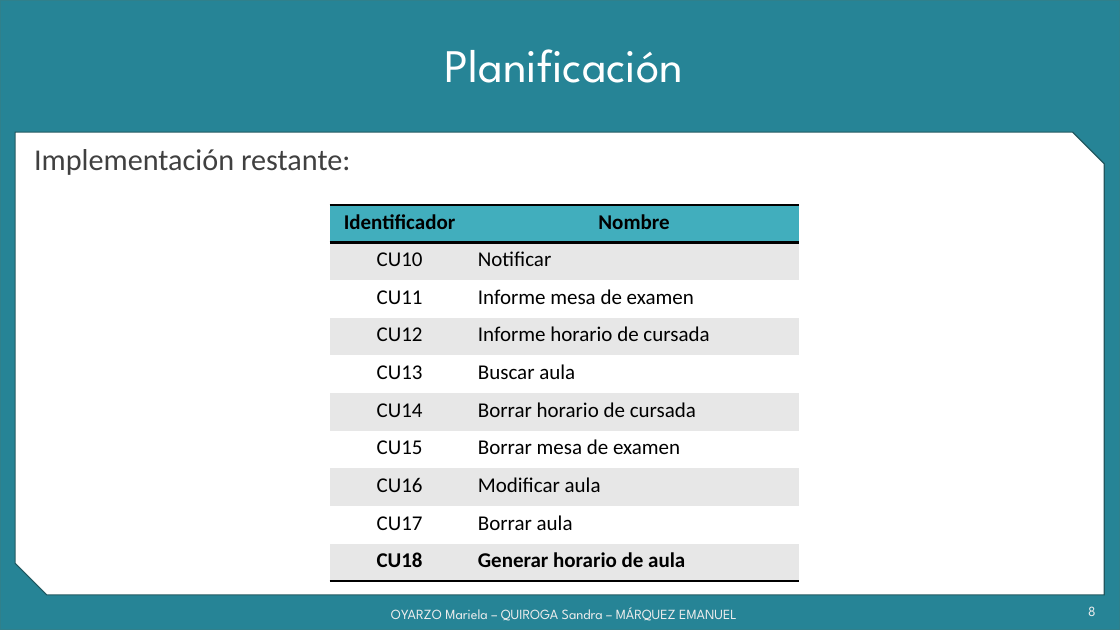
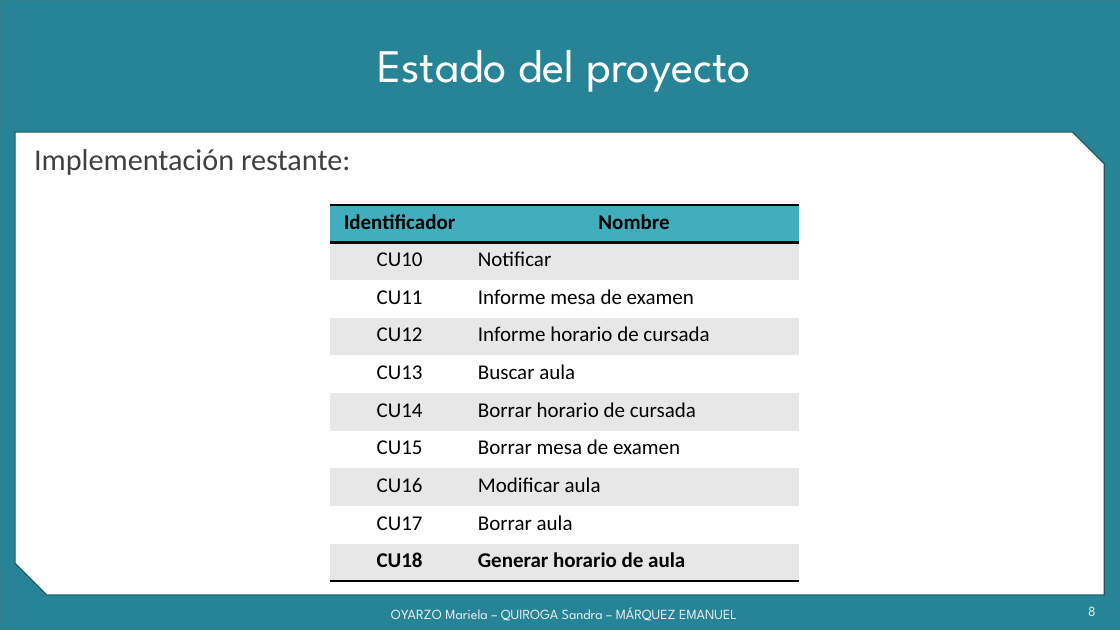
Before and after one commit to grupoyenu/yenu, a slide deck: slide 8 of 08. Presentaciones/Presentación 9 - 31.08.18.pptx. Drawn at 1120x630 pixels with LibreOffice and Linux fonts; fonts in the diff are those of the drawing; background and template pictures are left out. Boxes give left, top, right and bottom in pixels: in the first picture for what was removed or moved away, otherwise in the second. Text is boxed around its words. In the diff, an @@ line names an element or a change of style, - is before the commit and + after.

```diff
--- a/08. Presentaciones/Presentación 9 - 31.08.18.pptx
+++ b/08. Presentaciones/Presentación 9 - 31.08.18.pptx
@@ title at bbox=[377, 50, 751, 92]: text changed @@
-Planificación
+Estado del proyecto
```
Also in this commit, not shown: 4 other slides changed, 7 slides added, 1 slide removed.
